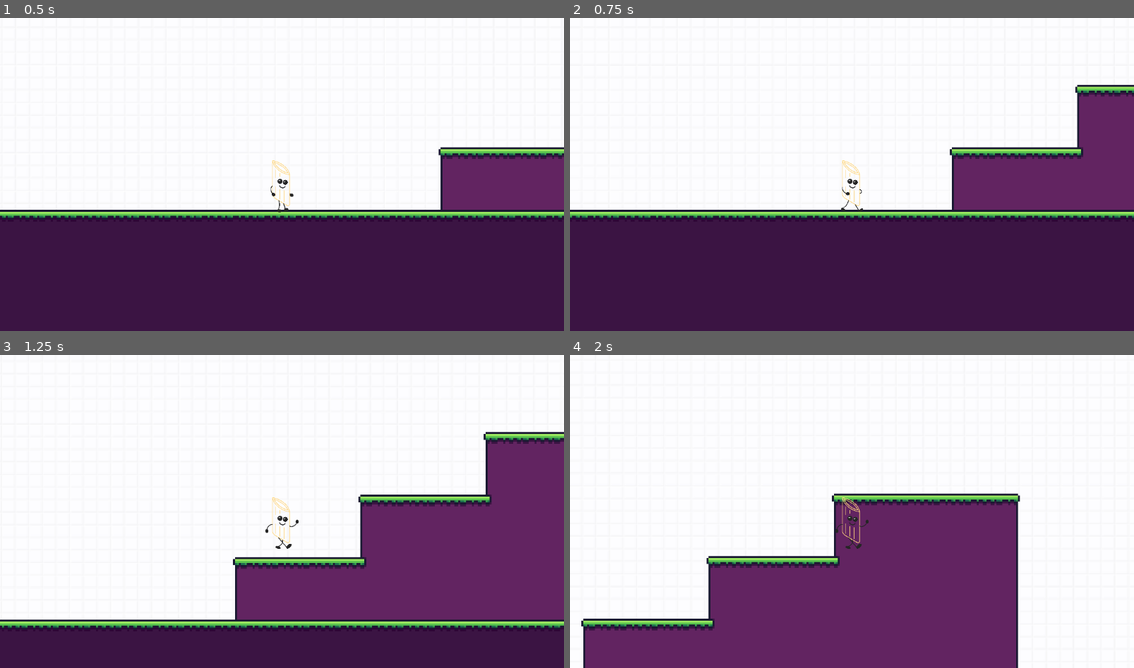
Above: before the commit, frames 1-4 (two rows, left to right).
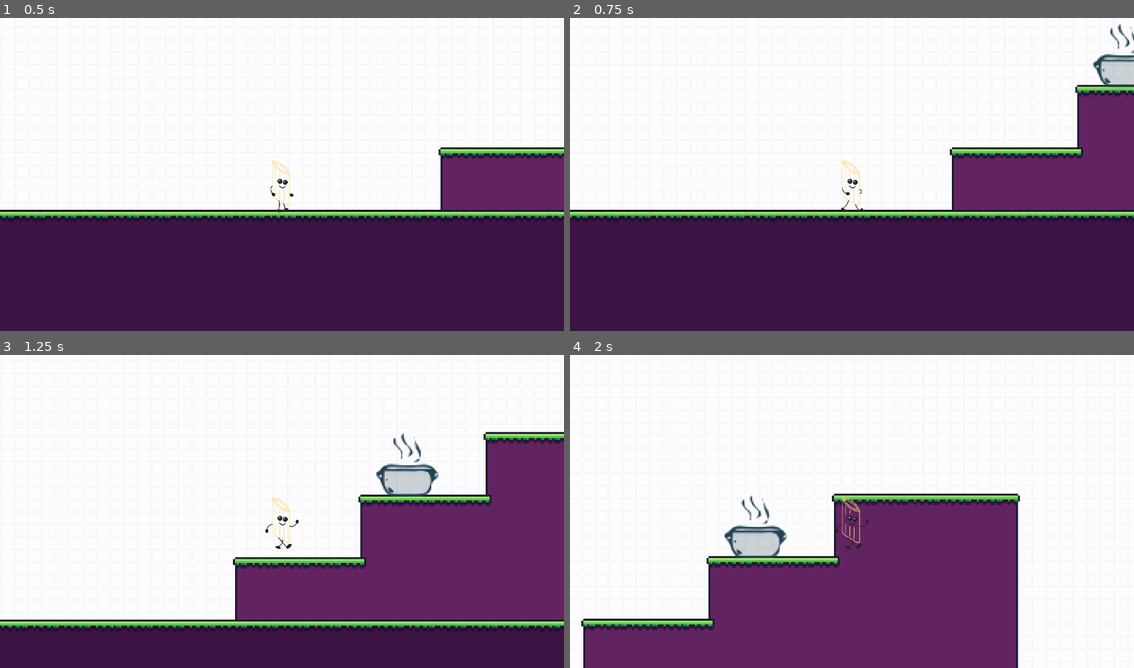
Above: after the commit, the same moments.

Repository: johannaeklundh/penneforyourlife
Game: Godot game, scene res://Assets/Scenes/Areas/area_1.tscn
The game is run twice, just before and just after one commit, with the same random seed, the same clock (stepped at 60 frames per second) and the same inputs.
Inputs:
- Up to frame 1 (0.5 s): no input
- Up to frame 2 (0.75 s): tap Enter at 0.5 s; hold Right (move_right) from 0.53 s (still down)
- Up to frame 3 (1.25 s): keep holding Right (move_right); tap Space (jump) at 0.77 s
- Up to frame 4 (2 s): keep holding Right (move_right); tap Space (jump) at 1.52 s

Frame 1 is identical in both runs. In frame 2, 0.8% of the frame differs, in the area x 92-100%, y 2-23%; in frame 3, 1.1%, in the area x 66-78%, y 25-46%; in frame 4, 1.1%.

Commit message:
added boiling pot
only the visual, currently no fucntionality

Diff:
--- a/Assets/Scenes/Areas/area_1.tscn
+++ b/Assets/Scenes/Areas/area_1.tscn
@@ -1,8 +1,9 @@
-[gd_scene load_steps=6 format=3 uid="uid://1h24hba514qq"]
+[gd_scene load_steps=7 format=3 uid="uid://1h24hba514qq"]
 
 [ext_resource type="Texture2D" uid="uid://dwxn2gld8tg61" path="res://Assets/Sprites/tiles_1.png" id="1_uidp5"]
 [ext_resource type="PackedScene" uid="uid://br4bmuwc5rwhj" path="res://Assets/Scenes/player.tscn" id="2_3uyhe"]
-[ext_resource type="PackedScene" uid="uid://cit4kytxcbs6u" path="res://background.tscn" id="3_8wi1m"]
+[ext_resource type="PackedScene" uid="uid://cit4kytxcbs6u" path="res://Assets/Scenes/background.tscn" id="3_8wi1m"]
+[ext_resource type="PackedScene" uid="uid://drwelie4rmrht" path="res://Assets/Scenes/boiling_pot.tscn" id="4_ql8qi"]
 
 [sub_resource type="TileSetAtlasSource" id="TileSetAtlasSource_3uyhe"]
 texture = ExtResource("1_uidp5")
@@ -345,3 +346,7 @@
 z_index = -1000
 position = Vector2(25, -133)
 scale = Vector2(0.6, 0.6)
+
+[node name="BoilingPot" parent="." instance=ExtResource("4_ql8qi")]
+position = Vector2(169, -79)
+scale = Vector2(0.7, 0.7)
--- /dev/null
+++ b/Assets/Scenes/boiling_pot.tscn
@@ -0,0 +1,48 @@
+[gd_scene load_steps=7 format=3 uid="uid://drwelie4rmrht"]
+
+[ext_resource type="Texture2D" uid="uid://c374lurfl1ew0" path="res://Assets/Sprites/boilingPot.png" id="1_dvm2w"]
+
+[sub_resource type="CapsuleShape2D" id="CapsuleShape2D_qiiam"]
+radius = 24.0
+height = 48.0
+
+[sub_resource type="AtlasTexture" id="AtlasTexture_les6p"]
+atlas = ExtResource("1_dvm2w")
+region = Rect2(0, 0, 45, 46)
+
+[sub_resource type="AtlasTexture" id="AtlasTexture_jyxsd"]
+atlas = ExtResource("1_dvm2w")
+region = Rect2(45, 0, 45, 46)
+
+[sub_resource type="AtlasTexture" id="AtlasTexture_0dh7p"]
+atlas = ExtResource("1_dvm2w")
+region = Rect2(90, 0, 45, 46)
+
+[sub_resource type="SpriteFrames" id="SpriteFrames_mom7e"]
+animations = [{
+"frames": [{
+"duration": 1.5,
+"texture": SubResource("AtlasTexture_les6p")
+}, {
+"duration": 1.0,
+"texture": SubResource("AtlasTexture_jyxsd")
+}, {
+"duration": 1.0,
+"texture": SubResource("AtlasTexture_0dh7p")
+}],
+"loop": true,
+"name": &"boilingPot",
+"speed": 5.0
+}]
+
+[node name="BoilingPot" type="Area2D"]
+
+[node name="CollisionShape2D" type="CollisionShape2D" parent="."]
+position = Vector2(-1, -1)
+shape = SubResource("CapsuleShape2D_qiiam")
+
+[node name="AnimatedSprite2D" type="AnimatedSprite2D" parent="."]
+sprite_frames = SubResource("SpriteFrames_mom7e")
+animation = &"boilingPot"
+autoplay = "boilingPot"
+frame_progress = 0.572193
Renamed: background.tscn -> Assets/Scenes/background.tscn
Binary file added: Assets/Sprites/boilingPot.png
Not shown, added: Assets/Sprites/boilingPot.png.import
